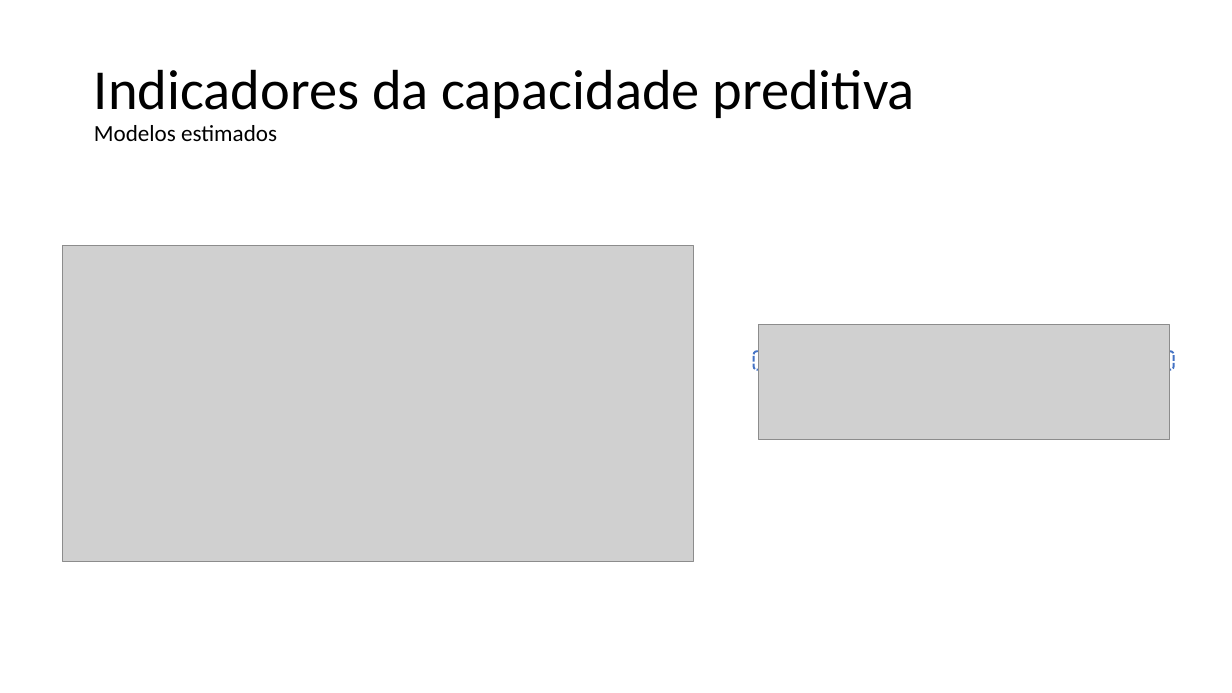
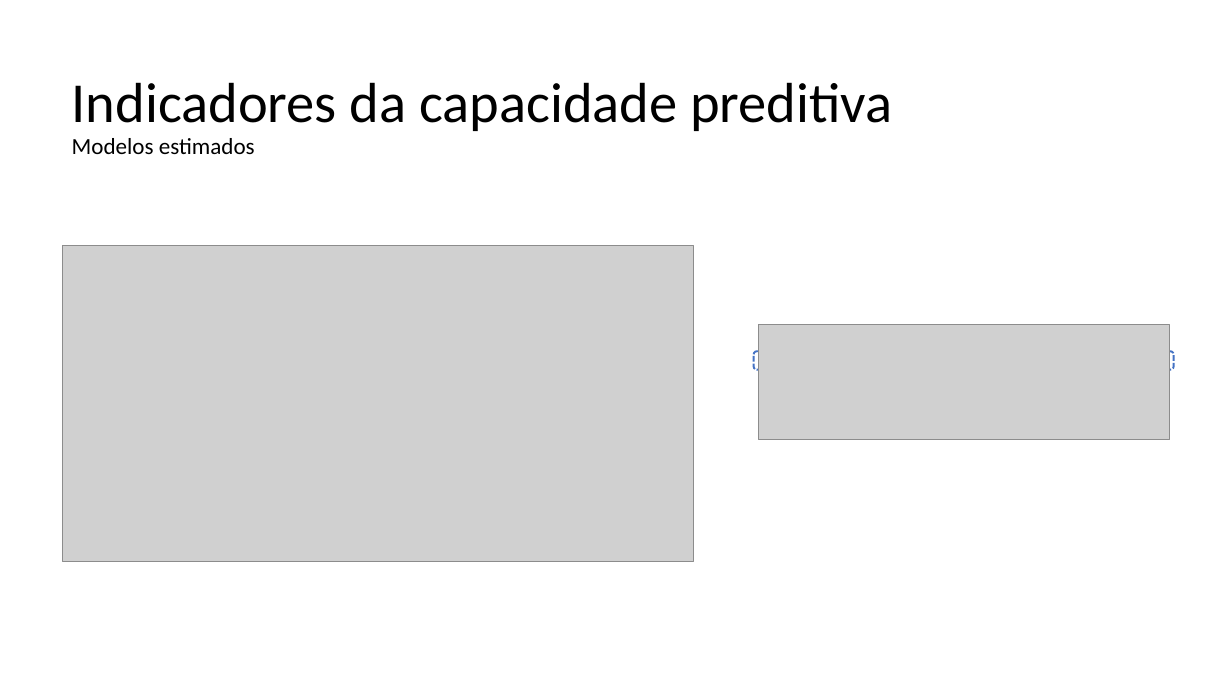
Before and after one commit to franzmonteiro/new_telco_churn, a slide deck: slide 20 of apresentacao.pptx (slide 21 before the commit). Drawn at 1232x693 pixels with LibreOffice and Linux fonts; fonts in the diff are those of the drawing; grey boxes stand for pictures; background and template pictures are left out. Boxes give left, top, right and bottom in pixels: in the first picture for what was removed or moved away, otherwise in the second. Text is boxed around its words. In the diff, an @@ line names an element or a change of style, - is before the commit and + after.

```diff
--- a/apresentacao.pptx
+++ b/apresentacao.pptx
@@ title "Indicadores da capacidade preditiva Modelos ...": place and size @@
-title "Indicadores da capacidade preditiva Modelos ..." at [94,69,915,141]
+title "Indicadores da capacidade preditiva Modelos ..." at [72,82,892,154]
```
Also in this commit, not shown: 7 other slides changed, 2 slides added, 2 slides removed.
